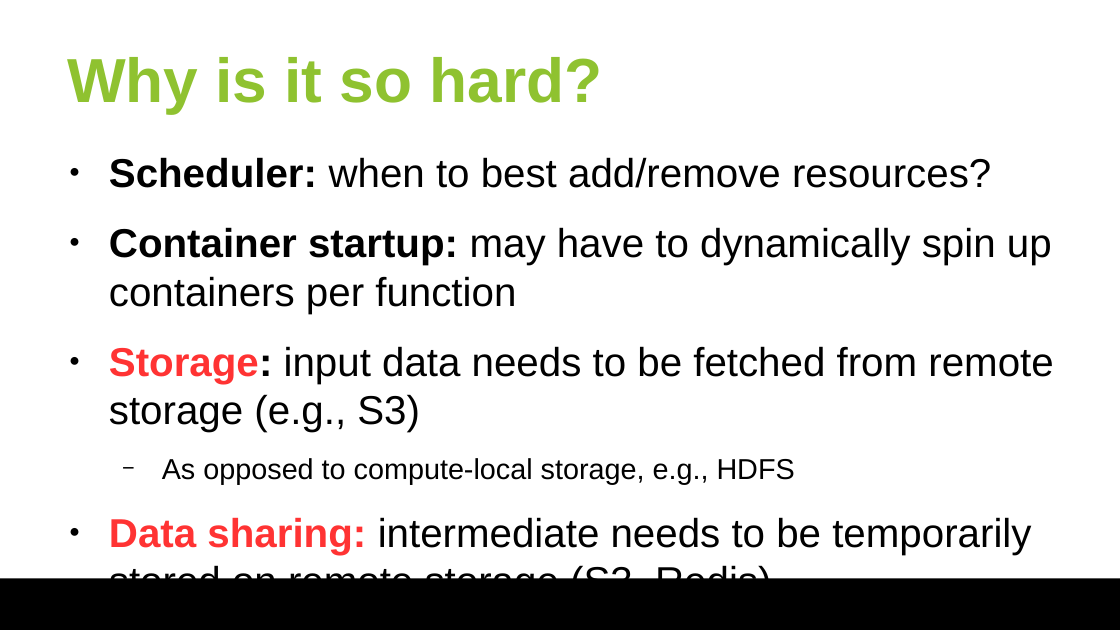
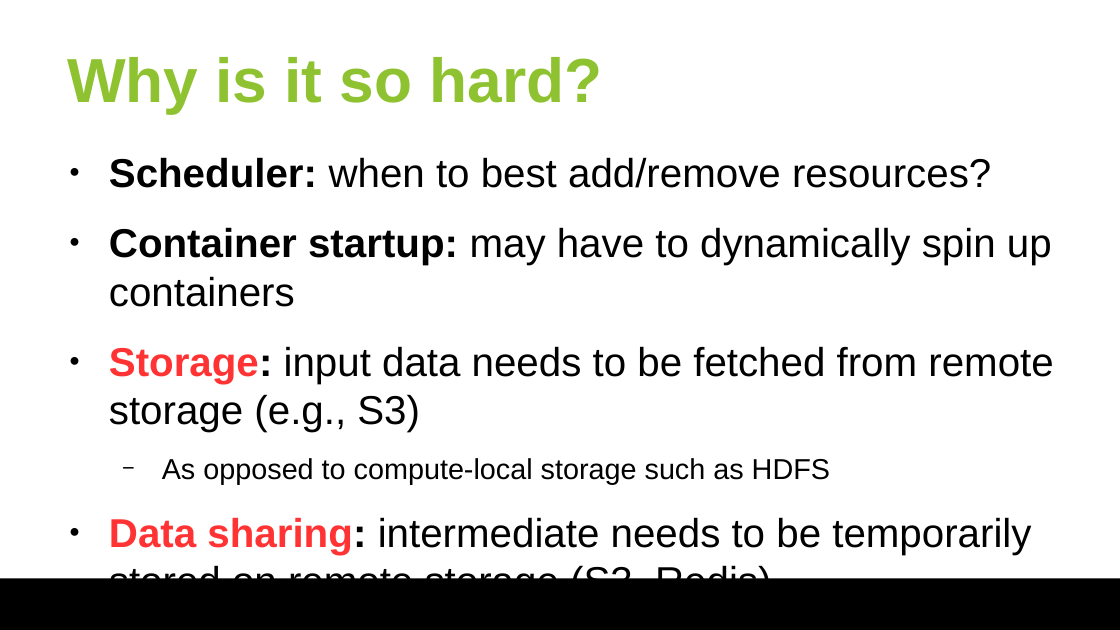
Before and after one commit to huangyibo/spark-summit-18, a slide deck: slide 10 of slides/spark-summit-18.odp (slide 11 before the commit). Drawn at 1120x630 pixels with LibreOffice and Linux fonts; fonts in the diff are those of the drawing; background and template pictures are left out. Boxes give left, top, right and bottom in pixels: in the first picture for what was removed or moved away, otherwise in the second. Text is boxed around its words. In the diff, an @@ line names an element or a change of style, - is before the commit and + after.

```diff
--- a/slides/spark-summit-18.odp
+++ b/slides/spark-summit-18.odp
@@ text at [109,227,1052,307]: text changed @@
-● Container startup: may have to dynamically spin up containers per function
+● Container startup: may have to dynamically spin up containers
@@ text at [162,458,830,484]: text changed @@
-  − As opposed to compute-local storage, e.g., HDFS
+  − As opposed to compute-local storage such as HDFS
@@ text at [109,517,1031,579]: text colour #FF3333 to #000000 in "sharing:" @@
```
Also in this commit, not shown: 9 other slides changed, 1 slide removed.
